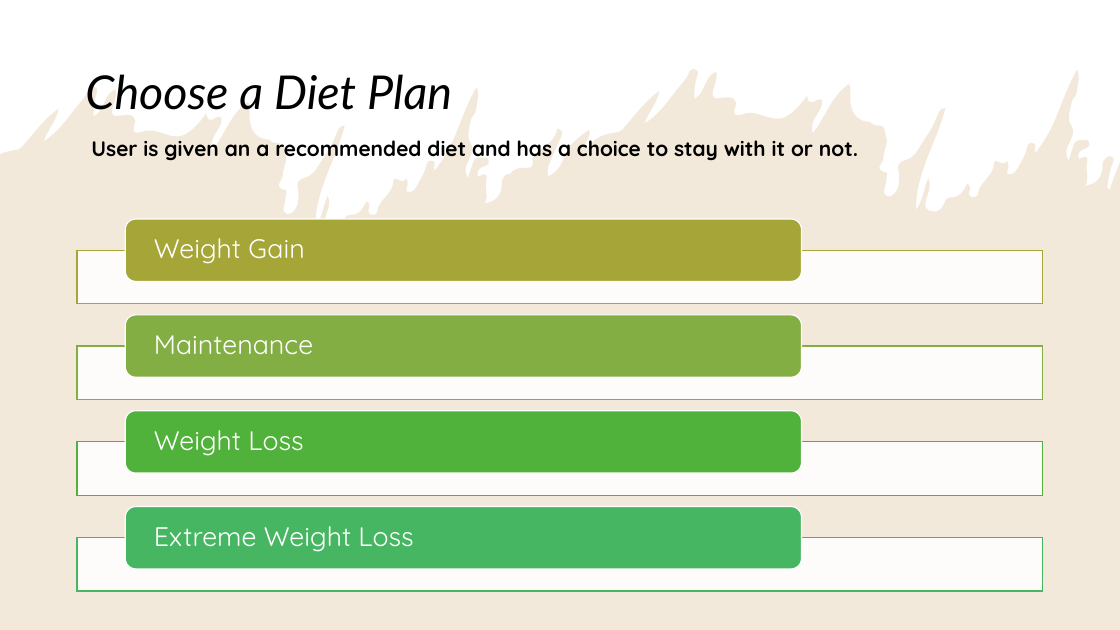
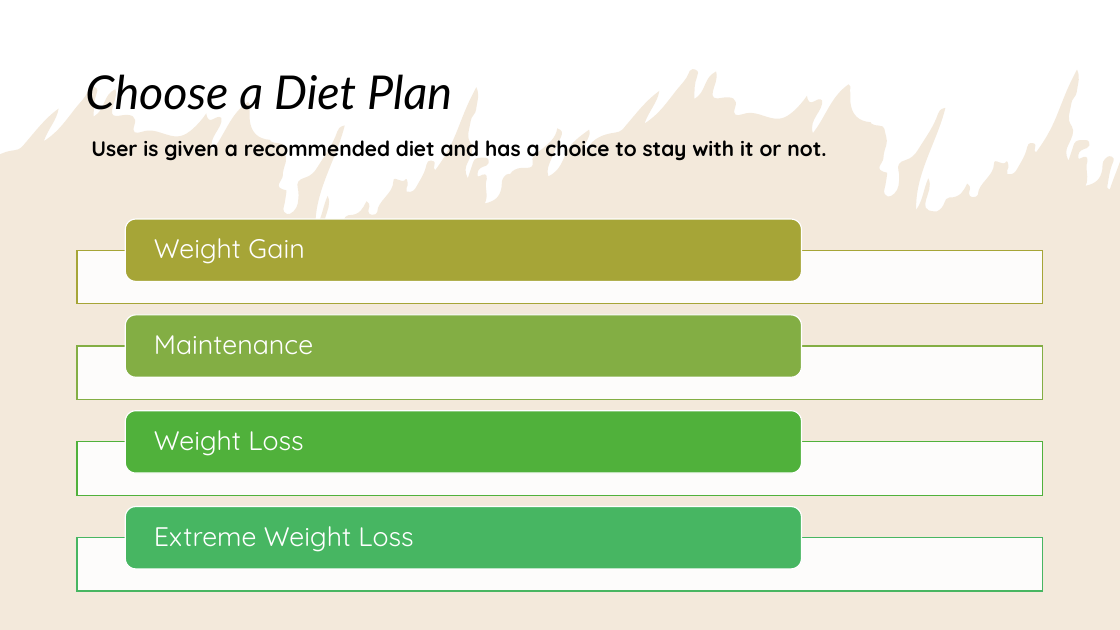
Before and after one commit to alizapeikes/DistributedSystem, a slide deck: slide 11 of About Calorie Counter.pptx (slide 8 before the commit). Drawn at 1120x630 pixels with LibreOffice and Linux fonts; fonts in the diff are those of the drawing. Boxes give left, top, right and bottom in pixels: in the first picture for what was removed or moved away, otherwise in the second. Text is boxed around its words. In the diff, an @@ line names an element or a change of style, - is before the commit and + after.

```diff
--- a/About Calorie Counter.pptx
+++ b/About Calorie Counter.pptx
@@ text at bbox=[91, 140, 826, 161]: text changed @@
-User is given an a recommended diet and has a choice to stay with it or not.
+User is given a recommended diet and has a choice to stay with it or not.
```
Also in this commit, not shown: 3 other slides changed, 4 slides added, 1 slide removed.
